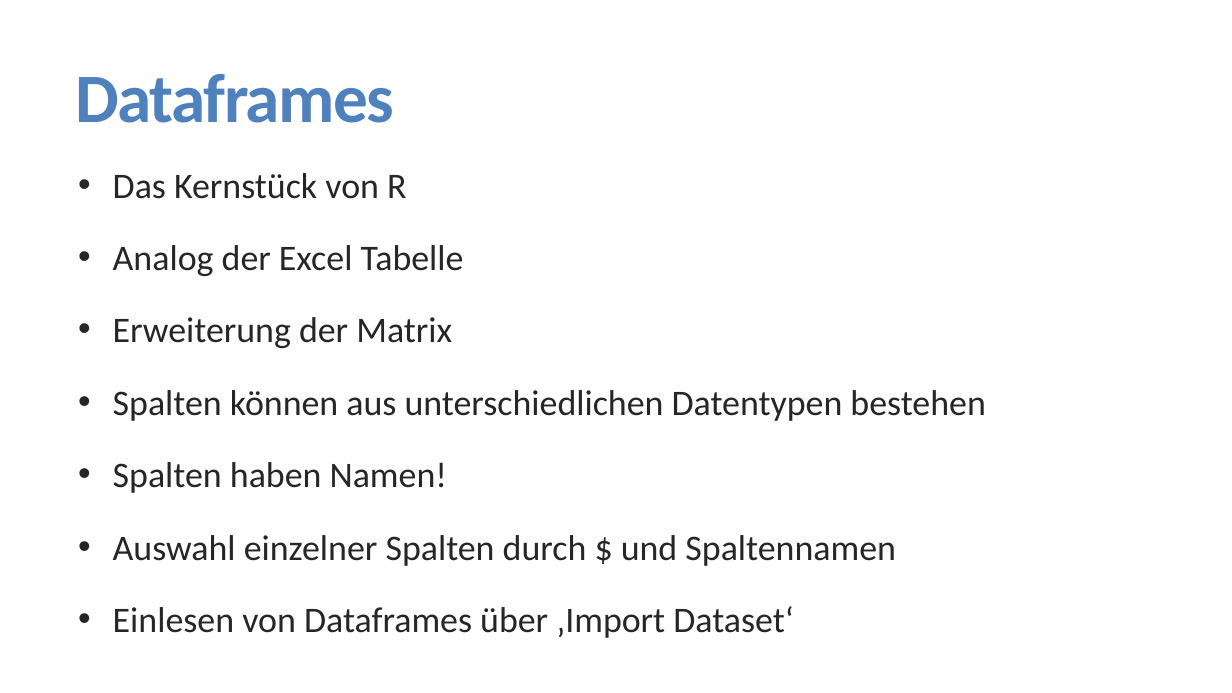
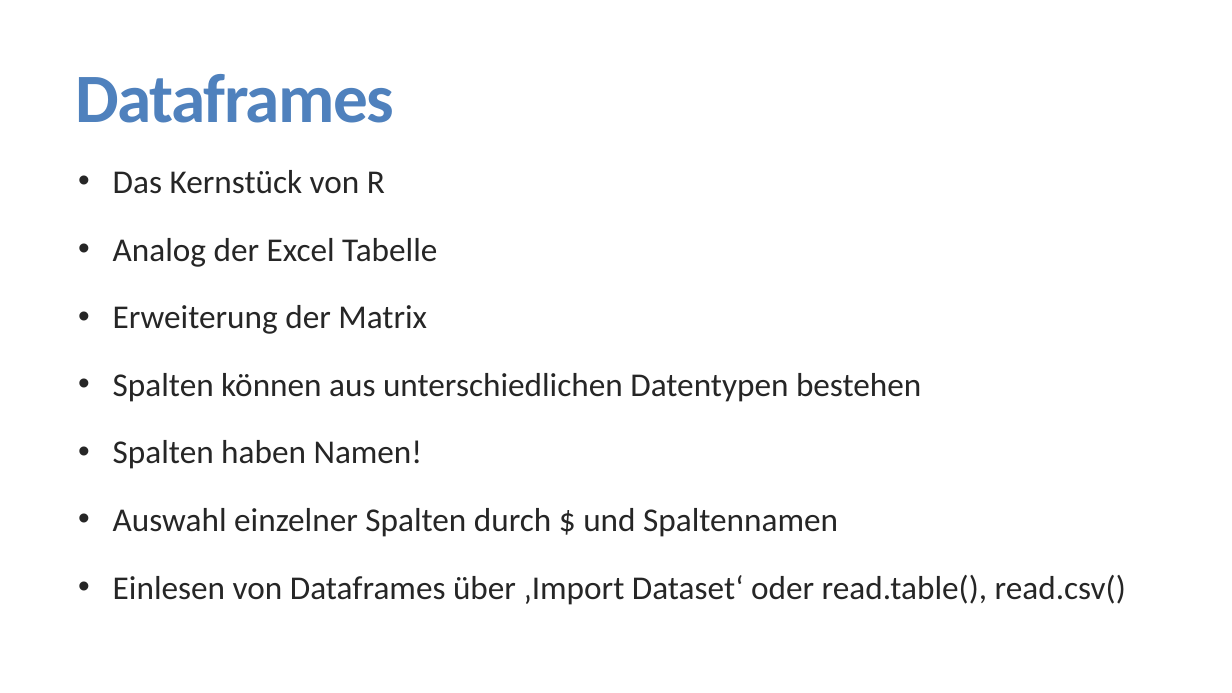
Before and after one commit to FlorianKeppeler/RKurs, a slide deck: slide 29 of Präsentationen/Einführung in R.pptx. Drawn at 1232x693 pixels with LibreOffice and Linux fonts; fonts in the diff are those of the drawing. Boxes give left, top, right and bottom in pixels: in the first picture for what was removed or moved away, otherwise in the second. Text is boxed around its words. In the diff, an @@ line names an element or a change of style, - is before the commit and + after.

```diff
--- a/Präsentationen/Einführung in R.pptx
+++ b/Präsentationen/Einführung in R.pptx
@@ text at bbox=[113, 170, 921, 537]: size 28 to 25.9 pt in "Das Kernstück von R", "Analog der Excel Tabelle", "Erweiterung der Matrix", "Spalten können aus unterschiedlichen Datentypen bestehen" and 2 more places @@
@@ text at bbox=[113, 575, 1126, 605]: text changed; size 28 to 25.9 pt @@
-  • Einlesen von Dataframes über ‚Import Dataset‘
+  • Einlesen von Dataframes über ‚Import Dataset‘ oder read.table(), read.csv()
```
Also in this commit, not shown: 4 other slides changed, 5 slides added, 12 other files.
